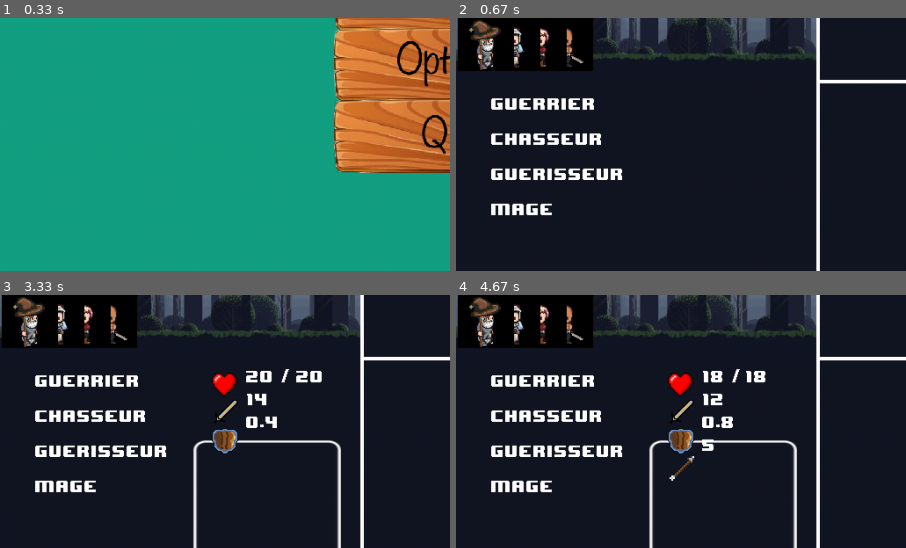
Above: before the commit, frames 1-4 (two rows, left to right).
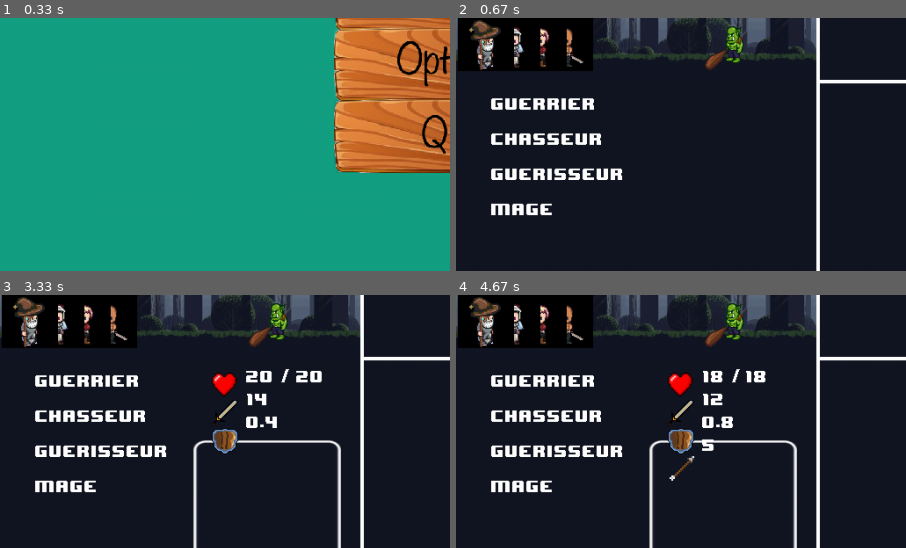
Above: after the commit, the same moments.

Repository: antoinebnm/Pygame-Project-23
Game: pygame game, started from run.py
The game is run twice, just before and just after one commit, with the same random seed, the same clock (stepped at 60 frames per second) and the same inputs.
Inputs (mouse positions are % of the whole screen's width and height, from its top left):
- Up to frame 1 (0.33 s): no input
- Up to frame 2 (0.67 s): press the mouse at (50, 45) at 0.37 s; move the mouse to (48, 34) at 0.47 s; release the mouse at (46, 23) at 0.6 s
- Up to frame 3 (3.33 s): click "Chasseur" at 0.72 s; press the mouse at (10, 73) at 1.03 s; move the mouse to (20, 54) at 1.13 s; release the mouse at (30, 34) at 1.27 s; hold Right 1.33-1.8 s; click "Basic Slash" at 1.88 s; click "Guerrier" at 3.28 s
- Up to frame 4 (4.67 s): press the mouse at (10, 73) at 3.6 s; move the mouse to (49, 50) at 3.7 s; release the mouse at (87, 28) at 3.83 s; click "Chasseur" at 4.38 s
The pictures show only the part of the screen within x 0-50%, y 49-99%; the shares and areas given below are measured in that part.

Frame 1 is identical in both runs. In frame 2, 0.6% of the frame differs, in the area x 55-64%, y 3-21%; in frame 3, 0.6%; in frame 4, 0.6%.

Commit message:
added monsters sprites

Diff:
--- a/game.py
+++ b/game.py
@@ -14,6 +14,10 @@
 option_img = pygame.image.load(img_path + 'settings_btn.png').convert_alpha()
 exit_img = pygame.image.load(img_path + 'exit_btn.png').convert_alpha()
 menu_img = pygame.image.load((img_path + 'mc_pausescreen' + '.png')).convert_alpha()
+
+# Monsters Images
+ogre = pygame.image.load((sprite_path + 'Ogre' + '.png')).convert_alpha()
+dragon = pygame.image.load((sprite_path + 'Dragon' + '.png')).convert_alpha()
 
 
 ###################################################################
@@ -127,6 +131,14 @@
     def update(self):
         if self.playing:
             self.player.update()
+
+            for i,monster in enumerate(Waves[FightSyst.wave_num]):
+                if monster.is_alive:
+                    if monster == Ogre:
+                        exec(f'window.blit({(monster.char_name).lower()},(screen.right - 120 - ({i}*30), self.player.tiles.ground - 18))')
+                    else:
+                        exec(f'window.blit({(monster.char_name).lower()},(screen.right - 160 - ({i}*30), self.player.tiles.ground - 30))')
+
             ui_update()
 
 
Binary file added: sprites/Ogre_0.png
Binary file changed: sprites/ogre.png
